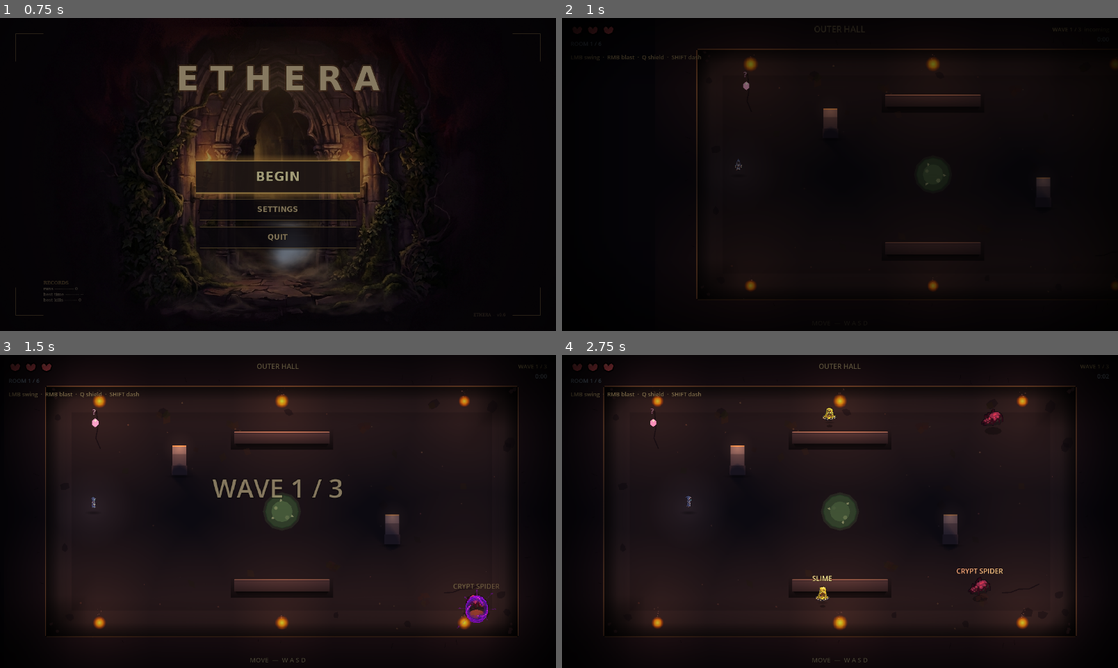
Above: before the commit, frames 1-4 (two rows, left to right).
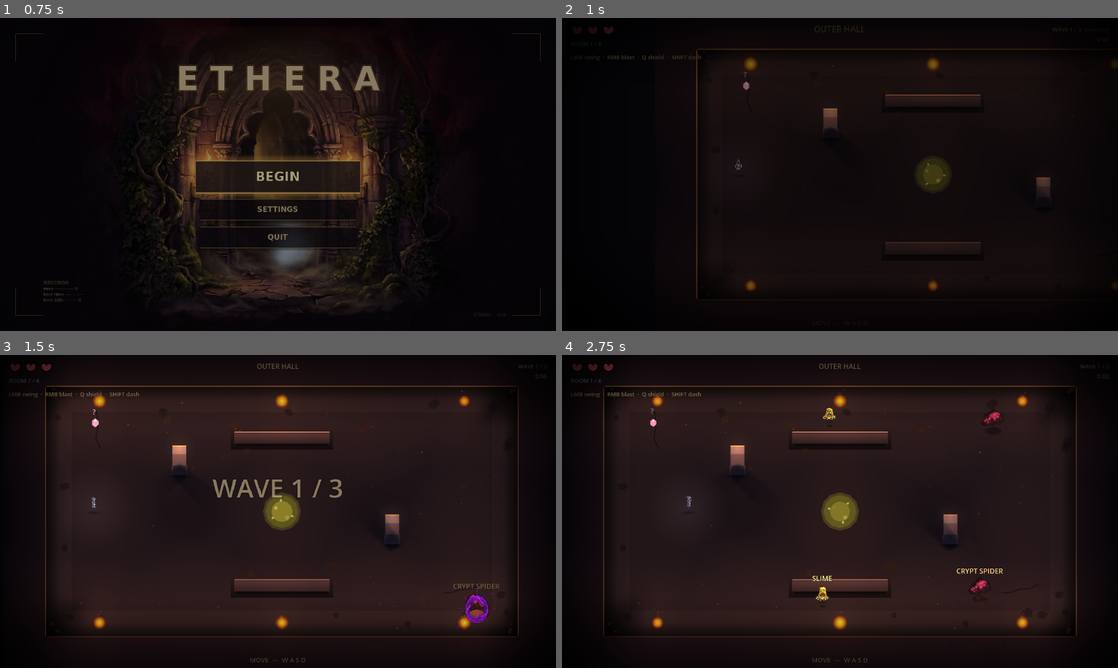
Above: after the commit, the same moments.

Repository: alitaghva1/ethera
Game: Godot game, scene res://scenes/main_menu.tscn
Two runs of this game, one before a commit and one after it. Both use one fixed random seed, a clock stepped at 60 frames per second and the inputs below.
Inputs (mouse positions are in pixels of both pictures, inside the frame that each line leads up to):
- Up to frame 1 (0.75 s): click "BEGIN" at 0.5 s
- Up to frame 2 (1 s): no input
- Up to frame 3 (1.5 s): tap Enter at 1.25 s; move the mouse to (400, 495) at 1.27 s; press the mouse at (400, 495) at 1.28 s; hold D (move_right) from 1.28 s (still down)
- Up to frame 4 (2.75 s): release D (move_right) at 2 s; release the mouse at (962, 495) at 2 s; drag from (728, 527) to (617, 423) at 2.02 s

Frame 1 is identical in both runs. In frame 2, 0.2% of the frame differs, in the area x 24-88%, y 46-54%; in frame 3, 0.9%; in frame 4, 1.0%, in the area x 7-93%, y 24-76%.

Commit message:
feat(godot iter-183 item 3): palette + light drama (lit islands)
Cycle 2 / item 3 — closes the cycle by binding everything together with
the four-role palette ChatGPT called for (#4 lighting drama + #5 palette
too uniformly brown-red):
  • COOL stone walls + floor       (item 1 already shipped)
  • WARM torch + brazier pools     (this commit)
  • TOXIC green for slow-zone      (this commit)
  • CREAM accents on pickups       (existing pickup glow, untouched)
The first three colors are now distinct enough that the player's eye
can sort them at a glance — every dungeon prop or hazard reads as its
ROLE, not as another shade of brown-red.

Torches (scenes/torch.tscn):
  energy 1.55 → 1.95, texture_scale 2.4 → 2.85
  Cycle 2 item 1 cooled the CanvasModulate (0.32, 0.30, 0.38) muddy
  purple to (0.26, 0.27, 0.32) cool stone — the torches needed
  matching headroom or they'd disappear into the new darker ambient.
  Bumping energy + reach makes warm pools punch hard against the
  cold base. Color (1, 0.58, 0.28) unchanged — already the right hue.

Brazier props (main.gd._spawn_prop_anchor):
  energy 0.55 → 0.95, texture_scale 1.0 → 1.35
  Corner braziers were the perimeter anchors from cycle 2 item 2.
  At 0.55 energy they were barely visible against the new corner AO
  (0.65 → 0.80, see below). 0.95 + 1.35 makes each corner cluster
  read as a lit pocket, not just a placed prop.

Slow zone toxic shift (scenes/hazards/slow_zone.tscn):
  Pool          (0.18, 0.32, 0.24, 0.78) → (0.22, 0.30, 0.13, 0.82)
  Rim           (0.10, 0.22, 0.16, 0.85) → (0.14, 0.20, 0.06, 0.88)
  FootprintHalo (0.40, 0.78, 0.52, 0.18) → (0.58, 0.78, 0.30, 0.22)
  RippleRing    (0.45, 0.78, 0.55, 0.55) → (0.62, 0.82, 0.30, 0.58)
  BubbleA/B     (0.7, 0.95, 0.75, 0.7)   → (0.78, 0.92, 0.48, 0.72)
  The teal-green said "fresh magical forest" — wrong genre. Yellow-
  green-toxic says "stop, this hurts you." Same shape, same motion,
  much clearer hazard channel. Alphas also bumped 0.04-0.04 each so
  the silhouette crisps up against the new darker base floor.

Corner AO (main.gd CHROME_CORNER_DARK):
  alpha 0.65 → 0.80
  With items 1+2 visible, the corner AO finally renders against the
  composed floor instead of being buried under the texture. Pushing
  it deeper (0.80) makes the 4 corner pools (where braziers sit)
  much darker outside the warm-light radius — the player reads
  "this corner is a lit island in a dark cathedral" rather than
  "this corner is slightly darker than the middle."

Three commits cover cycle 2 entirely. Pushing all three together.

Co-Authored-By: Claude Opus 4.7 (1M context) <noreply@anthropic.com>

Diff:
--- a/slime-depths-godot/scenes/hazards/slow_zone.tscn
+++ b/slime-depths-godot/scenes/hazards/slow_zone.tscn
@@ -50,23 +50,33 @@
 ; Sits at z=1 below the main pool so the player sees a wider danger
 ; footprint on the floor (the pool itself is opaque + bounded; the halo
 ; bleeds out further to communicate "you're inside the field").
+; Iter 183 item 3 — palette role separation (ChatGPT critique #5). Pushed
+; green-teal (0.40, 0.78, 0.52) toward yellow-green-toxic (0.58, 0.78,
+; 0.30) so the slow-zone reads as POISON/SWAMP hazard rather than
+; "fresh magical field" — clearer hazard channel against the cool dark
+; stone ambient. Also bumped alpha 0.18 → 0.22 for better edge read.
 [node name="FootprintHalo" type="Polygon2D" parent="."]
 z_index = 1
 polygon = PackedVector2Array(44, 0, 38.2, 22, 22, 38.2, 0, 44, -22, 38.2, -38.2, 22, -44, 0, -38.2, -22, -22, -38.2, 0, -44, 22, -38.2, 38.2, -22)
-color = Color(0.40, 0.78, 0.52, 0.18)
+color = Color(0.58, 0.78, 0.30, 0.22)
 
 ; Pool — 16-vert near-circle, radius 38, murky teal. Slightly larger
 ; than the collision radius so the visual "leaks past" where it
 ; actually catches the hero.
+; Iter 183 item 3 — murky teal (0.18, 0.32, 0.24) → toxic olive
+; (0.22, 0.30, 0.13). Reads as bilious / poisonous rather than
+; clean-magic. Alpha 0.78 → 0.82 — slightly more opaque to crisp up
+; the silhouette against the new dark stone floor.
 [node name="Pool" type="Polygon2D" parent="."]
 polygon = PackedVector2Array(38, 0, 33, 19, 19, 33, 0, 38, -19, 33, -33, 19, -38, 0, -33, -19, -19, -33, 0, -38, 19, -33, 33, -19)
-color = Color(0.18, 0.32, 0.24, 0.78)
+color = Color(0.22, 0.30, 0.13, 0.82)
 
+; Iter 183 item 3 — rim darker yellow-green to match the toxic shift.
 [node name="PoolRim" type="Line2D" parent="."]
 points = PackedVector2Array(38, 0, 33, 19, 19, 33, 0, 38, -19, 33, -33, 19, -38, 0, -33, -19, -19, -33, 0, -38, 19, -33, 33, -19)
 closed = true
 width = 2.0
-default_color = Color(0.10, 0.22, 0.16, 0.85)
+default_color = Color(0.14, 0.20, 0.06, 0.88)
 joint_mode = 2
 antialiased = true
 
@@ -94,18 +104,22 @@
 
 ; Ripple ring — smaller polygon, brighter teal-green. Script pulses
 ; alpha and scale so the pool breathes.
+; Iter 183 item 3 — shifted from teal-green (0.45, 0.78, 0.55) to
+; yellower toxic green (0.62, 0.82, 0.30). Brighter alpha at peak so
+; the breathing pulse reads more strongly.
 [node name="RippleRing" type="Polygon2D" parent="."]
 polygon = PackedVector2Array(24, 0, 21, 12, 12, 21, 0, 24, -12, 21, -21, 12, -24, 0, -21, -12, -12, -21, 0, -24, 12, -21, 21, -12)
-color = Color(0.45, 0.78, 0.55, 0.55)
+color = Color(0.62, 0.82, 0.30, 0.58)
 
 ; Bubble A — small 4 px wide gas pip offset NW. Script sin-pulses alpha.
+; Iter 183 item 3 — shifted to yellower toxic green for consistency.
 [node name="BubbleA" type="Polygon2D" parent="."]
 position = Vector2(-14, -8)
 polygon = PackedVector2Array(-4, 0, -3, -3, 0, -4, 3, -3, 4, 0, 3, 3, 0, 4, -3, 3)
-color = Color(0.7, 0.95, 0.75, 0.7)
+color = Color(0.78, 0.92, 0.48, 0.72)
 
 ; Bubble B — small gas pip offset SE, slightly larger.
 [node name="BubbleB" type="Polygon2D" parent="."]
 position = Vector2(12, 14)
 polygon = PackedVector2Array(-5, 0, -3.5, -3.5, 0, -5, 3.5, -3.5, 5, 0, 3.5, 3.5, 0, 5, -3.5, 3.5)
-color = Color(0.7, 0.95, 0.75, 0.7)
+color = Color(0.78, 0.92, 0.48, 0.72)
--- a/slime-depths-godot/scenes/torch.tscn
+++ b/slime-depths-godot/scenes/torch.tscn
@@ -52,13 +52,20 @@
 ; brightest pixel closer to the painted flame's hue so the torch reads
 ; as "this light source." color shifted slightly warmer (more red)
 ; to push it further from the slightly-purple CanvasModulate ambient.
+; Iter 183 item 3 — light drama bump. Cycle 2 / item 1 swapped the
+; noisy floor texture for a solid dark base + cooled CanvasModulate
+; to (0.26, 0.27, 0.32). The cooler/darker ambient gives the torch
+; pools much more headroom — boosting energy 1.55 → 1.95 and
+; texture_scale 2.4 → 2.85 produces visibly distinct warm islands
+; surrounded by deeper cool dark, the Hades "lit-by-fire" feel
+; (ChatGPT critique #4: "lighting lacks drama despite having torches").
 [node name="PointLight2D" type="PointLight2D" parent="."]
 color = Color(1, 0.58, 0.28, 1)
-energy = 1.55
+energy = 1.95
 range_z_min = -1024
 range_z_max = 1024
 texture = SubResource("torch_grad_tex")
-texture_scale = 2.4
+texture_scale = 2.85
 ; iter-109: shadows on. Pillars (and any future LightOccluder2D-bearing
 ; node) now cast a long pillar-shaped shadow across the floor when
 ; this torch is behind them. The flat-darkened scene reads as a
--- a/slime-depths-godot/scripts/main.gd
+++ b/slime-depths-godot/scripts/main.gd
@@ -958,7 +958,11 @@
 const CHROME_WALL_TOP_HIGHLIGHT: Color = Color(0.48, 0.42, 0.32, 0.85)
 const CHROME_INNER_SHADOW_DARK: Color = Color(0, 0, 0, 0.55)
 const CHROME_INNER_SHADOW_CLEAR: Color = Color(0, 0, 0, 0)
-const CHROME_CORNER_DARK: Color = Color(0, 0, 0, 0.65)
+# Iter 183 item 3 — alpha 0.65 → 0.80 to push the corner darkness as
+# the iter-183 item-1 floor / item-2 brazier lights create proper warm
+# pools. Deeper corner AO = stronger "lit islands surrounded by
+# darkness" composition (ChatGPT critique #4 + Hades pattern).
+const CHROME_CORNER_DARK: Color = Color(0, 0, 0, 0.80)
 # How far the AO shadow strip reaches into the play area from each wall.
 # 32 px is large enough to read as a real shadow but small enough that
 # combat doesn't get visually compressed.
@@ -1448,18 +1452,22 @@
 	sprite.z_index = 2
 	add_child(sprite)
 	# Warm brazier light. Flame is near the TOP of the 64×64 sprite, so
-	# the light source sits ~38 px above the position. Energy 0.55 is
-	# similar to torch.gd's baseline so corner braziers don't outshine
-	# centerline torches.
+	# the light source sits ~38 px above the position.
+	# Iter 183 item 3 — bumped energy 0.55 → 0.95 to keep proportion
+	# with the torch boost (energy 1.55 → 1.95) so corner braziers add
+	# real warm pools rather than disappearing under the new deeper
+	# corner AO (0.65 → 0.80 alpha). texture_scale 1.0 → 1.35 widens
+	# the brazier's pool reach so the cluster feels lit, not just
+	# tinted at the centerpoint.
 	var light: PointLight2D = PointLight2D.new()
 	light.color = Color(1.0, 0.62, 0.28, 1.0)
-	light.energy = 0.55
+	light.energy = 0.95
 	light.position = pos + Vector2(0, -38)
 	light.range_z_min = -1024
 	light.range_z_max = 1024
 	light.shadow_enabled = false
 	light.texture = _prop_light_radial_tex(128)
-	light.texture_scale = 1.0
+	light.texture_scale = 1.35
 	light.z_index = 3
 	add_child(light)
 
